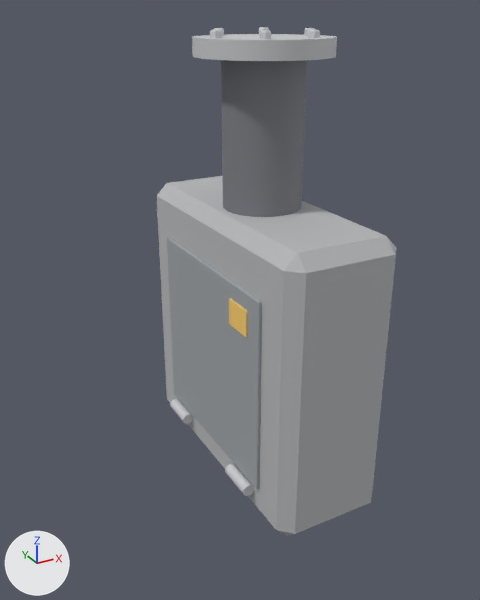
An edit to the OBJ model assets/models/equipment/cobretty_er5_reactor/LOD0/er5_fuel_feed.obj, drawn before and after from the same camera.
The view is the same before and after, from a camera (50 mm lens) standing at (-3.062, -1.7, 1.023) and looking at (-2.156, -0.054, 0.2). Lighting does not change. The marker at lower left points along +X, +Y and +Z. The older version comes first. Where no turn or scale is listed for an object, it has been applied to the vertices. Vertices at exactly the same position are counted once.

The older version as bpy lines, for what is in view:
```python
me_er5_fuel_feed = bpy.data.meshes.new('er5_fuel_feed')
me_er5_fuel_feed.from_pydata(...)  # 319 vertices, 406 faces; spans x -2.27..-1.85, y -0.45..0.45, z -0.43..0.97
# faces by material slot: [72, 26, 26, 6, 276]
me_er5_fuel_feed.materials.append(mat_eq_metal_band)  # grey #7c7e84
me_er5_fuel_feed.materials.append(mat_eq_metal_graphite)  # grey #9ea2a6
me_er5_fuel_feed.materials.append(mat_eq_metal_panel)  # grey #b6b8ba
me_er5_fuel_feed.materials.append(mat_eq_status_amber)  # orange #f9ce6c
me_er5_fuel_feed.materials.append(mat_eq_steel)  # light grey #c8cacd
ob_er5_fuel_feed = bpy.data.objects.new('er5_fuel_feed', me_er5_fuel_feed)
ob_er5_fuel_feed.location = (0.0, 0.0, 0.0)
```
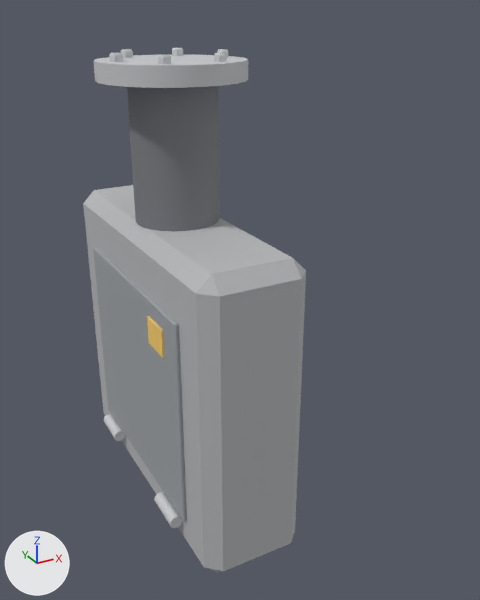
Pixel boxes [x1, y1, x2, y2] of what changed, in the pictures (480 x 600 px; the box of a moved part takes in the faces that stretch with it):
```json
{"object": "er5_fuel_feed", "change": "reshaped", "before": [157, 27, 397, 536], "after": [83, 48, 306, 573], "on screen": "7% narrower"}
{"part": 1, "of": "me_er5_fuel_feed", "change": "moved or reshaped", "before": [304, 28, 315, 36], "after": [217, 49, 228, 58]}
{"part": 2, "of": "me_er5_fuel_feed", "change": "moved or reshaped", "before": [308, 30, 320, 38], "after": [214, 53, 226, 62]}
{"part": 3, "of": "me_er5_fuel_feed", "change": "moved or reshaped", "before": [259, 30, 271, 39], "after": [157, 55, 171, 64]}
{"part": 4, "of": "me_er5_fuel_feed", "change": "moved or reshaped", "before": [210, 30, 222, 38], "after": [109, 53, 123, 62]}
{"part": 5, "of": "me_er5_fuel_feed", "change": "moved or reshaped", "before": [214, 28, 224, 36], "after": [121, 49, 133, 58]}
{"part": 6, "of": "me_er5_fuel_feed", "change": "moved or reshaped", "before": [259, 27, 269, 32], "after": [172, 48, 183, 56]}
{"part": 7, "of": "me_er5_fuel_feed", "change": "moved or reshaped", "before": [229, 298, 247, 337], "after": [147, 316, 164, 358]}
{"part": 8, "of": "me_er5_fuel_feed", "change": "moved or reshaped", "before": [170, 399, 193, 424], "after": [103, 414, 125, 441]}
{"part": 9, "of": "me_er5_fuel_feed", "change": "moved or reshaped", "before": [225, 463, 254, 496], "after": [154, 492, 183, 528]}
{"part": 10, "of": "me_er5_fuel_feed", "change": "moved or reshaped", "before": [157, 34, 397, 536], "after": [83, 54, 306, 573]}
```

Scene script edits in JSON lines:
```json
{"block": "me_er5_fuel_feed", "where": "# used by ob_er5_fuel_feed; location = (0.0, 0.0, 0.0)"}
{"op": "remove", "block": "me_er5_fuel_feed", "code": "me_er5_fuel_feed.from_pydata(...)  # 319 vertices, 406 faces; spans x -2.27..-1.85, y -0.45..0.45, z -0.43..0.97"}
{"op": "add", "block": "me_er5_fuel_feed", "code": "me_er5_fuel_feed.from_pydata(...)  # 319 vertices, 406 faces; spans x -2.53..-2.13, y -0.475..0.475, z -0.43..0.92"}
{"block": "me_er5_fuel_feed", "change": "me_er5_fuel_feed part 1: the loose piece of 20 vertices spanning x -1.917..-1.883, y -0.015..0.015, z 0.95..0.97 is moved by (-0.28, 0.0, -0.05)"}
{"block": "me_er5_fuel_feed", "change": "me_er5_fuel_feed part 2: the loose piece of 20 vertices spanning x -1.992..-1.958, y -0.145..-0.115, z 0.95..0.97 is moved by (-0.28, 0.0, -0.05)"}
{"block": "me_er5_fuel_feed", "change": "me_er5_fuel_feed part 3: the loose piece of 20 vertices spanning x -2.142..-2.108, y -0.145..-0.115, z 0.95..0.97 is moved by (-0.28, 0.0, -0.05)"}
{"block": "me_er5_fuel_feed", "change": "me_er5_fuel_feed part 4: the loose piece of 20 vertices spanning x -2.217..-2.183, y -0.015..0.015, z 0.95..0.97 is moved by (-0.28, 0.0, -0.05)"}
{"block": "me_er5_fuel_feed", "change": "me_er5_fuel_feed part 5: the loose piece of 20 vertices spanning x -2.142..-2.108, y 0.115..0.145, z 0.95..0.97 is moved by (-0.28, 0.0, -0.05)"}
{"block": "me_er5_fuel_feed", "change": "me_er5_fuel_feed part 6: the loose piece of 20 vertices spanning x -1.992..-1.958, y 0.115..0.145, z 0.95..0.97 is moved by (-0.28, 0.0, -0.05)"}
{"block": "me_er5_fuel_feed", "change": "me_er5_fuel_feed part 7: the loose piece of 8 vertices spanning x -2.246..-2.24, y -0.25..-0.15, z 0.18..0.26 is moved by (-0.25, 0.0, 0.0)"}
{"block": "me_er5_fuel_feed", "change": "me_er5_fuel_feed part 8: the loose piece of 22 vertices spanning x -2.27..-2.23, y 0.16..0.28, z -0.349..-0.311 is moved by (-0.25, 0.02, 0.0)"}
{"block": "me_er5_fuel_feed", "change": "me_er5_fuel_feed part 9: the loose piece of 22 vertices spanning x -2.27..-2.23, y -0.28..-0.16, z -0.349..-0.311 is moved by (-0.25, -0.02, 0.0)"}
{"block": "me_er5_fuel_feed", "change": "me_er5_fuel_feed part 10: 147 of 319 vertices moved; they spanned x -2.25..-1.85, y -0.45..0.45, z -0.43..0.95 and now span x -2.53..-2.13, y -0.475..0.475, z -0.43..0.9; mean shift (-0.275, 0.0, -0.025); largest move (-1.87, 0.41, -0.39) -> (-2.18, 0.435, -0.39)"}
```
